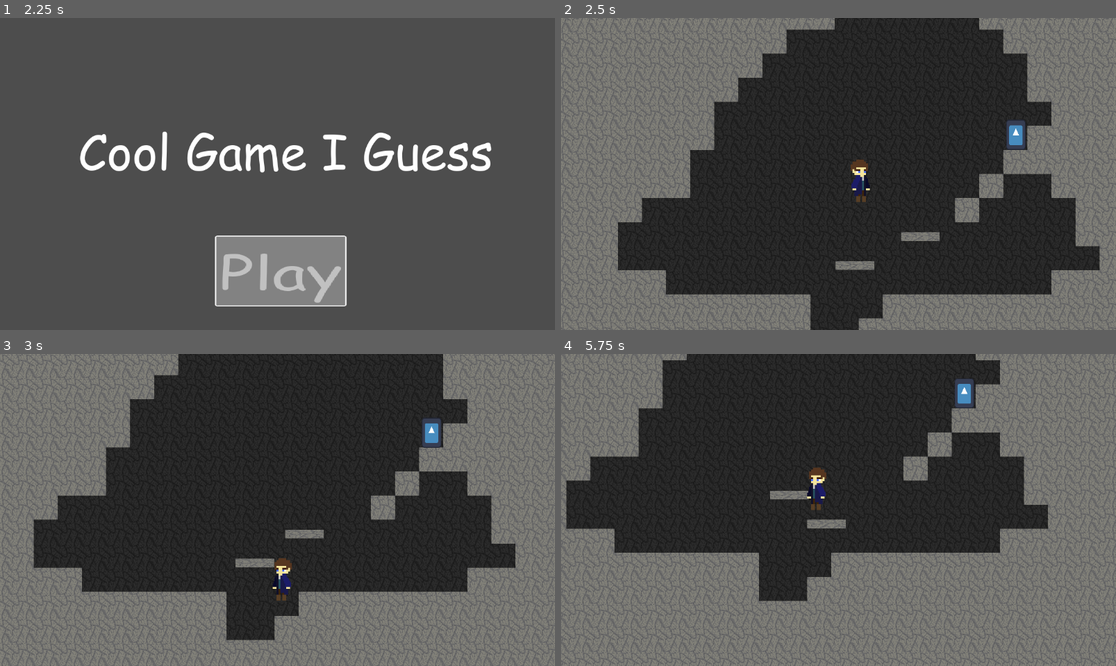
Above: before the commit, frames 1-4 (two rows, left to right).
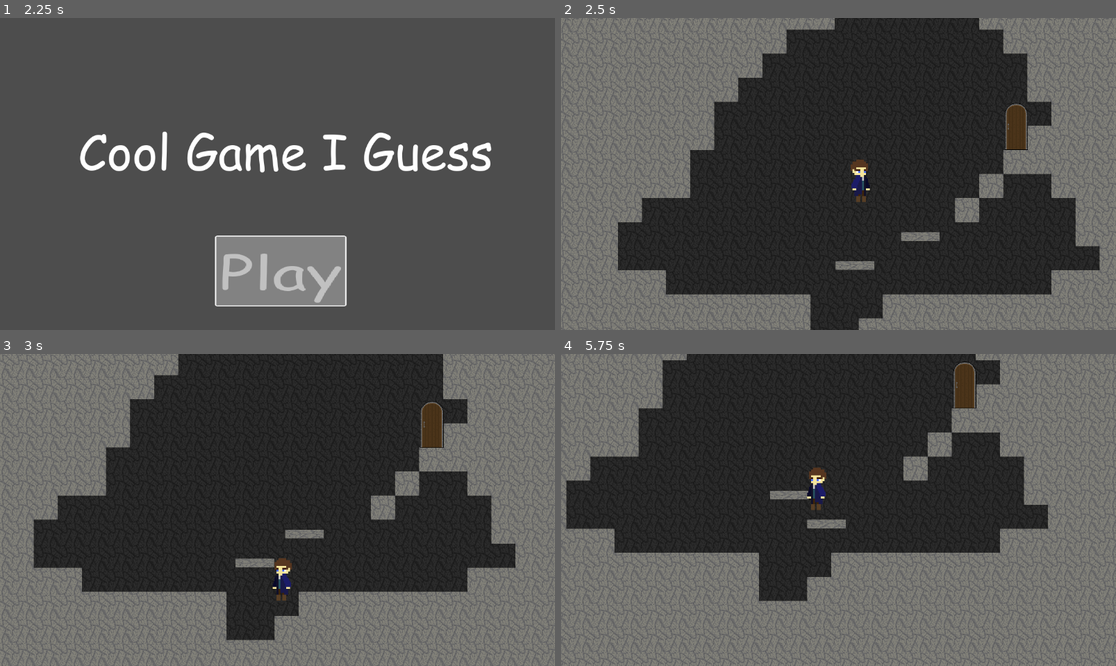
Above: after the commit, the same moments.

Repository: GitJustAPerson/Bullet-R.E.P.O.
Game: Godot game, scene res://assets/scenes/game.tscn
Same seed, same stepped clock (60 frames per second), same inputs: the game is played once before the commit and once after it. The engine's default icon, where the game draws it, is replaced by a stand-in: a white triangle on a blue panel in a dark square.
Inputs:
- Up to frame 1 (2.25 s): click "Play" at 0.5 s; hold E (interact) 1.28-2.03 s; hold D (walk_right) from 1.28 s (still down); tap Space (walk_jump) at 1.52 s; tap E (interact) at 2.1 s
- Up to frame 2 (2.5 s): keep holding D (walk_right); tap Space (walk_jump) at 2.27 s
- Up to frame 3 (3 s): release D (walk_right) at 2.78 s; hold A (walk_left) from 2.78 s (still down); hold E (interact) from 2.78 s (still down)
- Up to frame 4 (5.75 s): release A (walk_left) at 3.53 s; release E (interact) at 3.53 s; hold D (walk_right) 3.53-5.03 s; tap E (interact) at 3.6, 5.1 s; tap Space (walk_jump) at 3.77, 4.52, 5.27 s; hold E (interact) 4.28-5.03 s; hold A (walk_left) from 5.03 s (still down)

Frame 1 is identical in both runs. In frame 2, 0.6% of the frame differs, in the area x 79-85%, y 27-43%; in frame 3, 0.6%; in frame 4, 0.6%, in the area x 70-75%, y 2-18%.

Commit message:
Added a door opening sound

Diff:
--- /dev/null
+++ b/assets/scenes/basic_level_door.gd
@@ -0,0 +1,15 @@
+extends LevelDoor
+
+@onready var top_sprite: Sprite2D = $TopSprite
+@onready var bottom_sprite: Sprite2D = $BottomSprite
+@onready var level_door: LevelDoor = $"."
+@onready var player: CharacterBody2D = get_parent().get_parent().get_node("Player")
+
+# Called when the node enters the scene tree for the first time.
+func _ready() -> void:
+	await level_door.entered;
+
+	top_sprite.region_rect.position.y += 120;
+	bottom_sprite.region_rect.position.y += 120;
+
+	player.visible = false;
--- a/assets/scenes/basic_level_door.tscn
+++ b/assets/scenes/basic_level_door.tscn
@@ -1,20 +1,32 @@
 [gd_scene load_steps=4 format=3 uid="uid://jj145i5i5veh"]
 
-[ext_resource type="Script" uid="uid://dja6tdqaj0cjt" path="res://assets/scripts/level_door.gd" id="1_3jq4f"]
-[ext_resource type="Texture2D" uid="uid://b5gr75wg2qjdc" path="res://icon.svg" id="2_k7jaa"]
+[ext_resource type="Script" uid="uid://yigffyysjahx" path="res://assets/scenes/basic_level_door.gd" id="1_rhfvt"]
+[ext_resource type="Texture2D" uid="uid://bvtvic6bjyjtd" path="res://assets/sprites/Texture Sheet.png" id="2_rhfvt"]
 
 [sub_resource type="RectangleShape2D" id="RectangleShape2D_j8ygl"]
-size = Vector2(127, 125)
+size = Vector2(76.0759, 99.1638)
 
 [node name="LevelDoor" type="Area2D"]
-script = ExtResource("1_3jq4f")
+script = ExtResource("1_rhfvt")
 metadata/_custom_type_script = "uid://dja6tdqaj0cjt"
 
-[node name="Sprite2D" type="Sprite2D" parent="."]
-scale = Vector2(0.32, 0.487)
-texture = ExtResource("2_k7jaa")
+[node name="TopSprite" type="Sprite2D" parent="."]
+scale = Vector2(0.487, 0.487)
+texture = ExtResource("2_rhfvt")
+region_enabled = true
+region_rect = Rect2(0, 240, 50.3092, 50.4883)
+
+[node name="BottomSprite" type="Sprite2D" parent="."]
+position = Vector2(0, 24)
+scale = Vector2(0.487, 0.487)
+texture = ExtResource("2_rhfvt")
+region_enabled = true
+region_rect = Rect2(0, 299.606, 50.3092, 50.8918)
 
 [node name="CollisionShape2D" type="CollisionShape2D" parent="."]
-position = Vector2(0.5, -0.5)
+position = Vector2(-0.0462317, 11.8536)
 scale = Vector2(0.32, 0.487)
 shape = SubResource("RectangleShape2D_j8ygl")
+
+[node name="CutsceneDelay" type="Timer" parent="."]
+wait_time = 0.5
--- a/assets/scenes/levels/other_test_level.tscn
+++ b/assets/scenes/levels/other_test_level.tscn
@@ -13,6 +13,7 @@
 0:2/0/physics_layer_0/polygon_0/points = PackedVector2Array(-25, -25, 25, -25, 25, 25, -25, 25)
 0:1/0 = 0
 0:3/0 = 0
+0:3/0/z_index = -1
 
 [sub_resource type="TileSet" id="TileSet_qj0r4"]
 tile_size = Vector2i(50, 50)
@@ -26,6 +27,7 @@
 tile_set = SubResource("TileSet_qj0r4")
 
 [node name="LevelDoor" parent="." instance=ExtResource("2_5rs0t")]
-position = Vector2(1, 119)
+position = Vector2(1, 78)
+scale = Vector2(2, 2)
 DestinationLevel = "test_level"
 StartingPositionNode = "LevelDoor"
--- a/assets/scenes/levels/test_level.tscn
+++ b/assets/scenes/levels/test_level.tscn
@@ -114,6 +114,7 @@
 autoplay = "moving_platform_test"
 
 [node name="LevelDoor" parent="." instance=ExtResource("2_a2kxc")]
-position = Vector2(376, -281)
+position = Vector2(377, -322)
+scale = Vector2(2, 2)
 DestinationLevel = "other_test_level"
 StartingPositionNode = "LevelDoor"
--- a/assets/scripts/level_door.gd
+++ b/assets/scripts/level_door.gd
@@ -5,9 +5,18 @@
 
 @onready var level_manager: LevelManager = get_parent().get_parent().get_node("LevelManager")
 @onready var fade_effect: Line2D = get_parent().get_parent().get_node("TransitionEffect")
+@onready var cutscene_delay: Timer = $CutsceneDelay
+
 
 @export var DestinationLevel: String;
 @export var StartingPositionNode: String;
+
+@onready var audio_stream_player_2d: AudioStreamPlayer2D = level_manager.get_parent().get_node('AudioStreamPlayer2D')
+
+signal entered;
+
+const door_sound_filename = 'res://assets/sounds/door_open_good.wav'
+const DOOR_OPEN_SOUND = preload(door_sound_filename);
 
 var has_entered = false;
 
@@ -26,6 +35,17 @@
 
 						body.velocity = Vector2(0.0, 0.0)
 						body.motion_mode = body.MOTION_MODE_FLOATING;
+
+						audio_stream_player_2d.stream = DOOR_OPEN_SOUND
+						audio_stream_player_2d.play()
+
+						entered.emit()
+
+						# wait for cutscene
+
+						cutscene_delay.start()
+
+						await cutscene_delay.timeout;
 
 						fade_effect.fade_in();
 
--- a/assets/scripts/level_manager.gd
+++ b/assets/scripts/level_manager.gd
@@ -1,6 +1,8 @@
 class_name LevelManager
 
 extends Node;
+
+@onready var player: CharacterBody2D = $"../Player"
 
 enum level_type {TEST_LEVEL, OTHER_TEST_LEVEL};
 
@@ -13,4 +15,5 @@
 	LEVEL_FILE = load(level_name);
 	LOADED_LEVEL = LEVEL_FILE.instantiate();
 	get_parent().add_child(LOADED_LEVEL);
+	player.visible = true;
 	return LOADED_LEVEL;
Not shown, added: assets/scenes/basic_level_door.gd.uid
Not shown, added: assets/sounds/DoorOpenSound.wav.import
Not shown, added: assets/sounds/door_open_good.wav.import
Not shown, added: assets/sounds/door_open_good.wav
